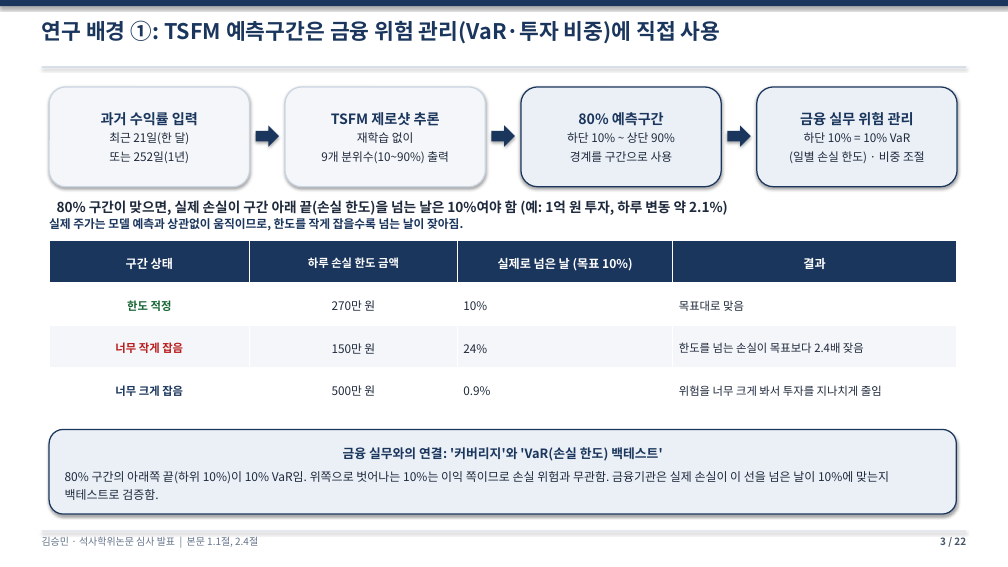
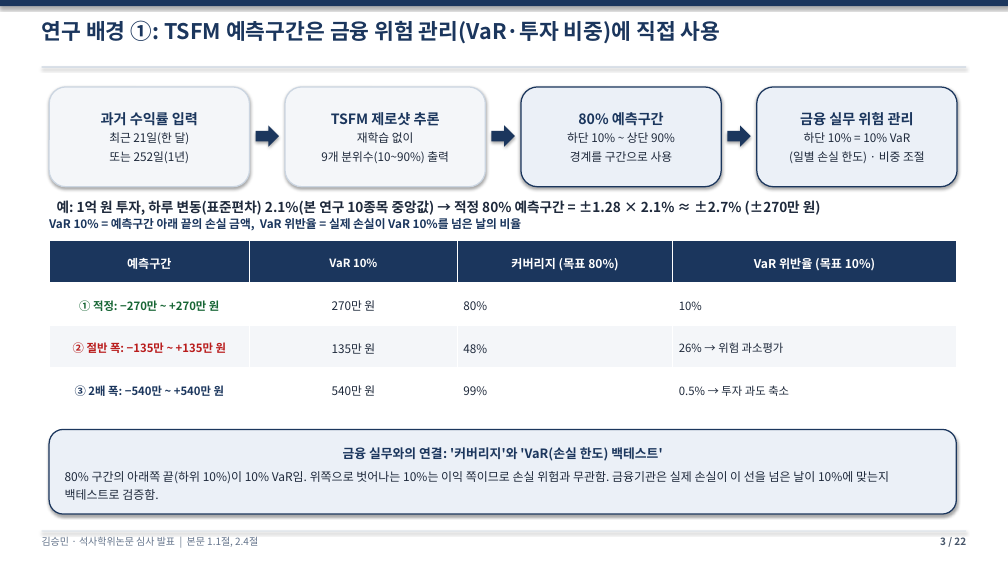
Before and after one commit to sapzzil/Master-thesis, a slide deck: slide 3 of 05_논문작성/석사학위논문_심사발표_v10.pptx. Drawn at 1008x567 pixels with LibreOffice and Linux fonts; fonts in the diff are those of the drawing. Boxes give left, top, right and bottom in pixels: in the first picture for what was removed or moved away, otherwise in the second. Text is boxed around its words. In the diff, an @@ line names an element or a change of style, - is before the commit and + after.

```diff
--- a/05_논문작성/석사학위논문_심사발표_v10.pptx
+++ b/05_논문작성/석사학위논문_심사발표_v10.pptx
@@ text at box(57, 200, 821, 215): text changed @@
-80% 구간이 맞으면, 실제 손실이 구간 아래 끝(손실 한도)을 넘는 날은 10%여야 함 (예: 1억 원 투자, 하루 변동 약 2.1%)
+예: 1억 원 투자, 하루 변동(표준편차) 2.1%(본 연구 10종목 중앙값) → 적정 80% 예측구간 = ±1.28 × 2.1% ≈ ±2.7% (±270만 원)
@@ text at box(49, 218, 522, 230): text changed @@
-실제 주가는 모델 예측과 상관없이 움직이므로, 한도를 작게 잡을수록 넘는 날이 잦아짐.
+VaR 10% = 예측구간 아래 끝의 손실 금액, VaR 위반율 = 실제 손실이 VaR 10%를 넘은 날의 비율
@@ table at box(49, 240, 957, 417) @@
-row 1: 구간 상태 | 하루 손실 한도 금액 | 실제로 넘은 날 (목표 10%) | 결과
+row 1: 예측구간 | VaR 10% | 커버리지 (목표 80%) | VaR 위반율 (목표 10%)
-row 2: 한도 적정 | 270만 원 | 10% | 목표대로 맞음
+row 2: ① 적정: −270만 ~ +270만 원 | 270만 원 | 80% | 10%
-row 3: 너무 작게 잡음 | 150만 원 | 24% | 한도를 넘는 손실이 목표보다 2.4배 잦음
+row 3: ② 절반 폭: −135만 ~ +135만 원 | 135만 원 | 48% | 26% → 위험 과소평가
-row 4: 너무 크게 잡음 | 500만 원 | 0.9% | 위험을 너무 크게 봐서 투자를 지나치게 줄임
+row 4: ③ 2배 폭: −540만 ~ +540만 원 | 540만 원 | 99% | 0.5% → 투자 과도 축소
```
Also in this commit, not shown: 3 other files.
